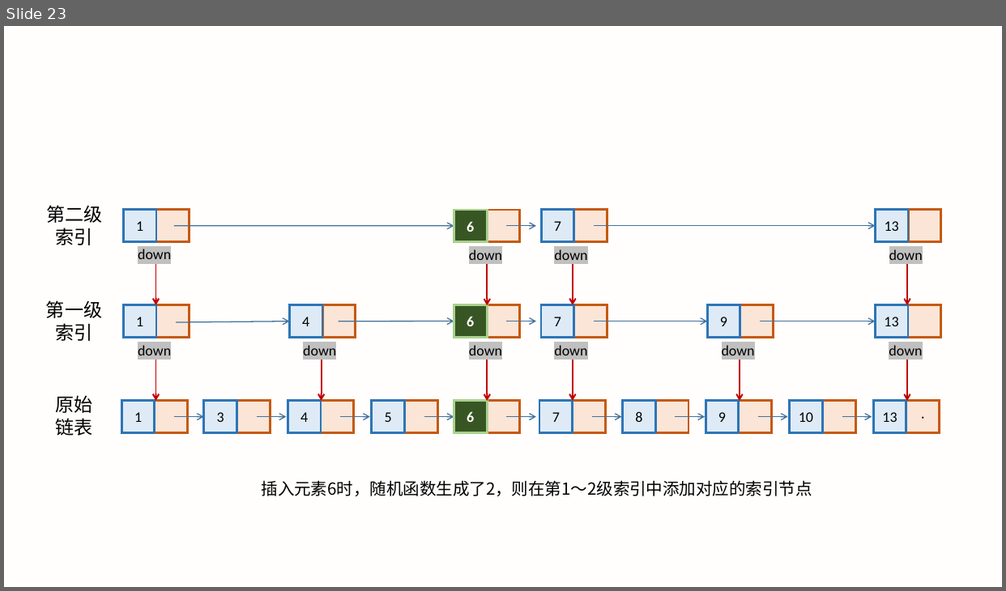
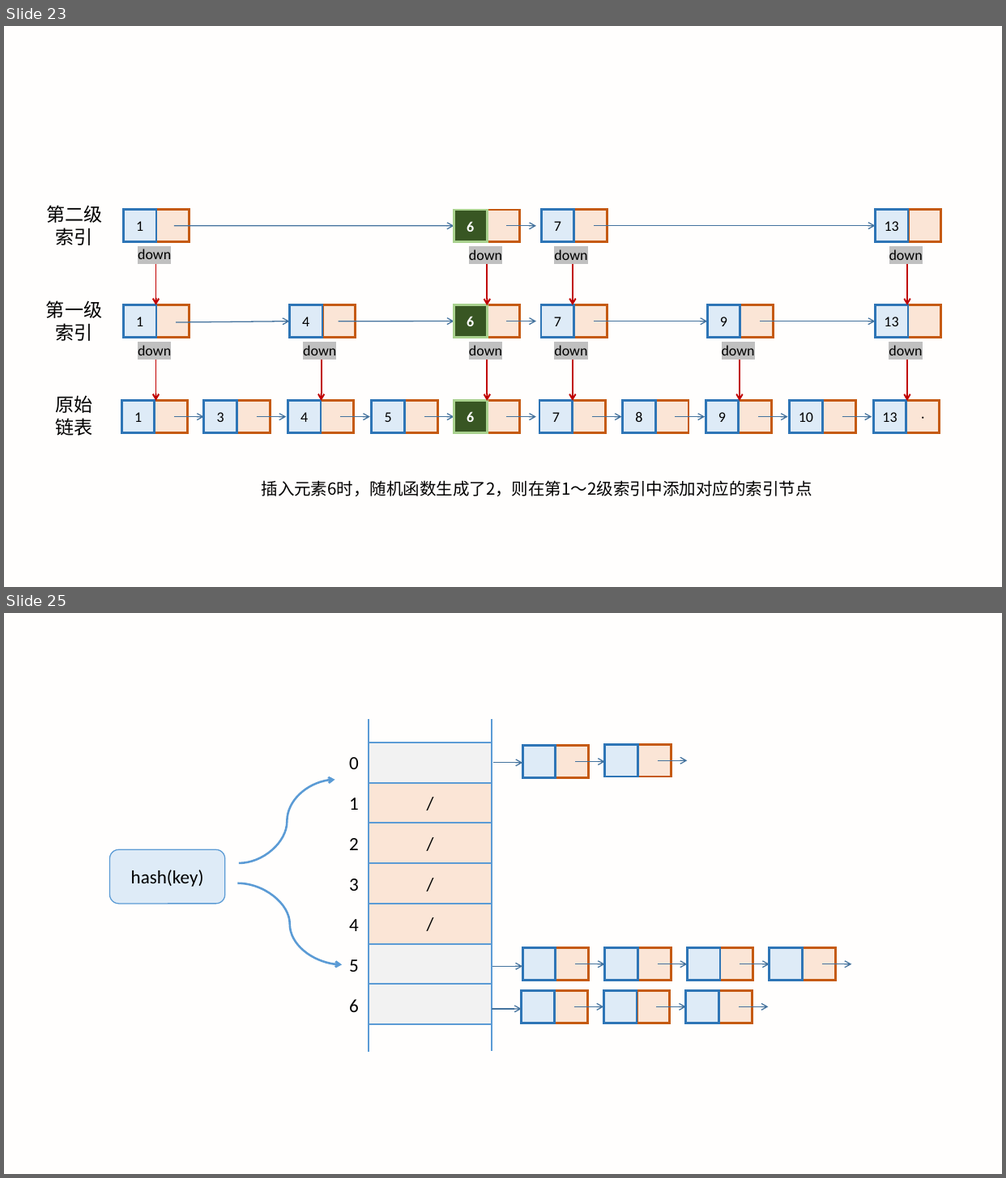
Before and after one commit to LXMAJS/Documents, a slide deck: ForceTree/数据结构和算法/数据结构与算法之美/Images/数据结构与算法之美_笔记配图.pptx. Shown one above the other, each under a label of ours: slide 23 before the commit, slides 23 and 25 after it; the slides between them are not shown. The pictures are 1006x591 and 1006x1178 pixels, drawn with LibreOffice and Linux fonts; fonts in the diff are those of the drawing. Boxes give left, top, right and bottom in pixels: in the first picture for what was removed or moved away, otherwise in the second. Text is boxed around its words. In the diff, an @@ line names an element or a change of style, - is before the commit and + after.

```diff
--- a/ForceTree/数据结构和算法/数据结构与算法之美/Images/数据结构与算法之美_笔记配图.pptx
+++ b/ForceTree/数据结构和算法/数据结构与算法之美/Images/数据结构与算法之美_笔记配图.pptx
@@ slide 25 added at bbox=[4, 613, 1002, 1174], background #FFF2CC at 4% opacity @@
@@ curved arrow added from (239, 863) to (335, 780), #5B9BD5 2 pt @@
@@ group added at bbox=[493, 745, 688, 777]: 4 rectangles, 3 arrows @@
@@ rounded rectangle added at bbox=[109, 850, 225, 904], fill #DEEBF7, outline #5B9BD5 1 pt, 18 pt, text #000000 @@
+hash(key)
@@ curved arrow added from (237, 884) to (342, 965), #5B9BD5 2 pt @@
@@ rectangle added at bbox=[522, 948, 556, 981], fill #DEEBF7, outline #2E75B6 2.25 pt @@
@@ rectangle added at bbox=[556, 948, 589, 981], fill #FBE5D6, outline #C55A11 2.25 pt @@
@@ rectangle added at bbox=[605, 948, 638, 981], fill #DEEBF7, outline #2E75B6 2.25 pt @@
@@ rectangle added at bbox=[638, 948, 671, 981], fill #FBE5D6, outline #C55A11 2.25 pt @@
@@ rectangle added at bbox=[688, 948, 720, 981], fill #DEEBF7, outline #2E75B6 2.25 pt @@
@@ rectangle added at bbox=[720, 948, 753, 981], fill #FBE5D6, outline #C55A11 2.25 pt @@
@@ rectangle added at bbox=[769, 948, 803, 981], fill #DEEBF7, outline #2E75B6 2.25 pt @@
@@ rectangle added at bbox=[803, 948, 836, 981], fill #FBE5D6, outline #C55A11 2.25 pt @@
@@ arrow added from (493, 966) to (522, 966), #43739E 1 pt @@
@@ arrow added from (575, 964) to (605, 964), #43739E 1 pt @@
@@ arrow added from (658, 964) to (688, 964), #43739E 1 pt @@
@@ arrow added from (740, 964) to (769, 964), #43739E 1 pt @@
@@ arrow added from (822, 964) to (851, 964), #43739E 1 pt @@
@@ group added at bbox=[349, 718, 492, 1053]: 7 rectangles, 7 texts, 2 lines @@
+/
+/
+/
+/
+0
+1
+2
+3
+4
+5
+6
@@ rectangle added at bbox=[522, 991, 554, 1023], fill #DEEBF7, outline #2E75B6 2.25 pt @@
@@ rectangle added at bbox=[554, 991, 587, 1023], fill #FBE5D6, outline #C55A11 2.25 pt @@
@@ rectangle added at bbox=[603, 991, 637, 1023], fill #DEEBF7, outline #2E75B6 2.25 pt @@
@@ rectangle added at bbox=[637, 991, 670, 1023], fill #FBE5D6, outline #C55A11 2.25 pt @@
@@ rectangle added at bbox=[686, 991, 719, 1023], fill #DEEBF7, outline #2E75B6 2.25 pt @@
@@ rectangle added at bbox=[719, 991, 752, 1023], fill #FBE5D6, outline #C55A11 2.25 pt @@
@@ arrow added from (492, 1009) to (522, 1009), #43739E 1 pt @@
@@ arrow added from (574, 1007) to (603, 1007), #43739E 1 pt @@
@@ arrow added from (656, 1007) to (686, 1007), #43739E 1 pt @@
@@ arrow added from (739, 1007) to (769, 1007), #43739E 1 pt @@
```
Also in this commit, not shown: 3 other slides added, 12 other files.
